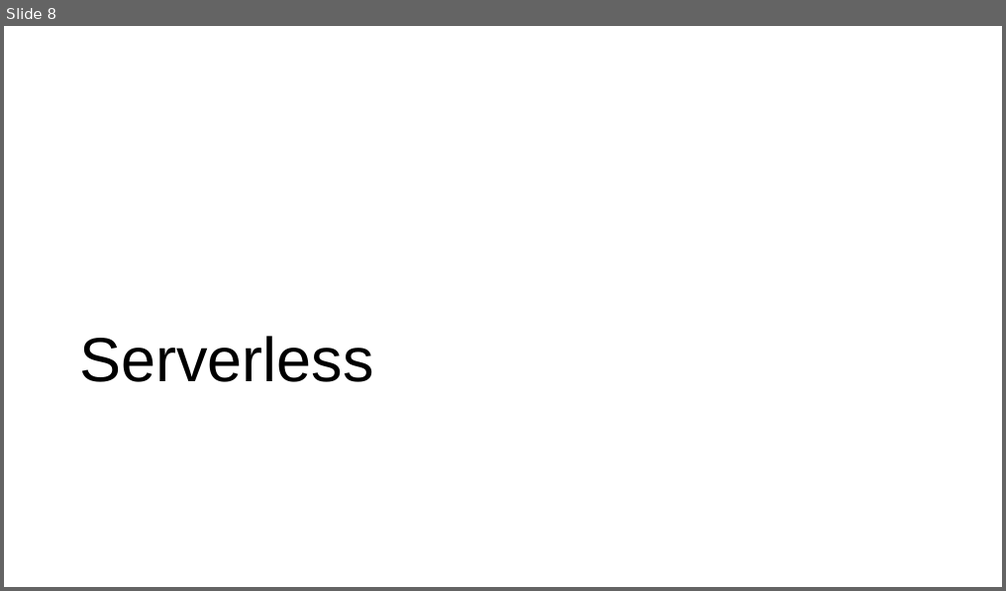
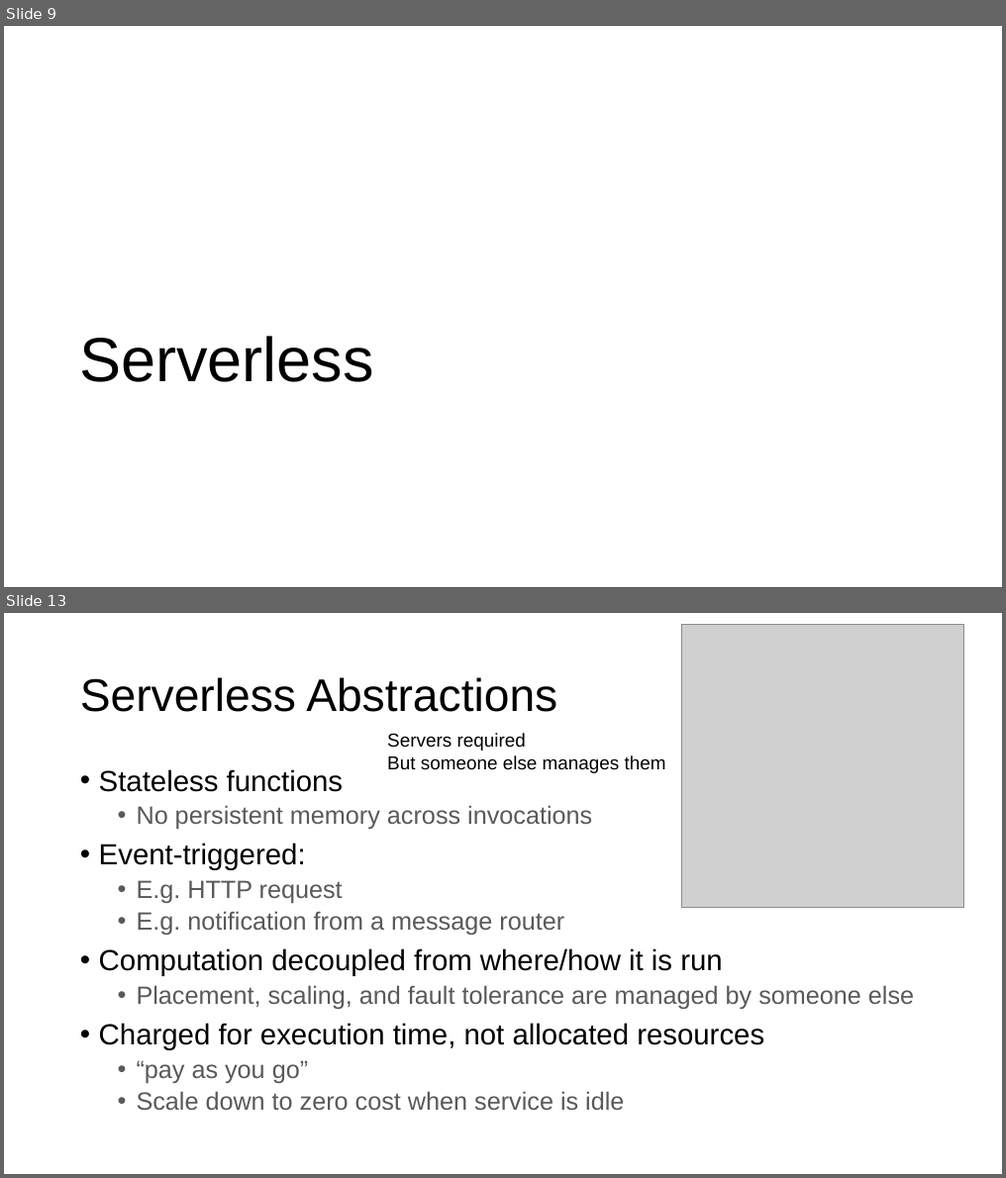
Before and after one commit to ngsrinivas/coursegen, a slide deck: ex/553-S25/staging/553-S25/lectures/07-application-architecture.pptx. Shown one above the other, each under a label of ours: slide 8 before the commit, slides 9 and 13 after it; the slides between them are not shown. The pictures are 1006x591 and 1006x1178 pixels, drawn with LibreOffice and Linux fonts; fonts in the diff are those of the drawing; grey boxes stand for pictures. Boxes give left, top, right and bottom in pixels: in the first picture for what was removed or moved away, otherwise in the second. Text is boxed around its words. In the diff, an @@ line names an element or a change of style, - is before the commit and + after.

Commit message:
Add lecture 7 serverless

```diff
--- a/ex/553-S25/staging/553-S25/lectures/07-application-architecture.pptx
+++ b/ex/553-S25/staging/553-S25/lectures/07-application-architecture.pptx
@@ slide 13 added at (4,613,1002,1174), background #FFFFFF @@
@@ picture added at (681,624,964,907) @@
@@ title added at (80,677,557,712), 44 pt, text #000000 @@
+Serverless Abstractions
@@ text added at (387,733,666,773), 18 pt, text #000000 @@
+Servers required
+But someone else manages them
@@ text added at (99,769,914,1110), 24 pt, text #595959 @@
+• Stateless functions
+  • No persistent memory across invocations
+• Event-triggered:
+  • E.g. HTTP request
+  • E.g. notification from a message router
+• Computation decoupled from where/how it is run
+  • Placement, scaling, and fault tolerance are managed by someone else
+• Charged for execution time, not allocated resources
+  • “pay as you go”
+  • Scale down to zero cost when service is idle
@@ what was slide 8 is now slide 9 @@
```
Also in this commit, not shown: 7 slides changed, 5 other slides added, 3 slides removed, 2 other files.
